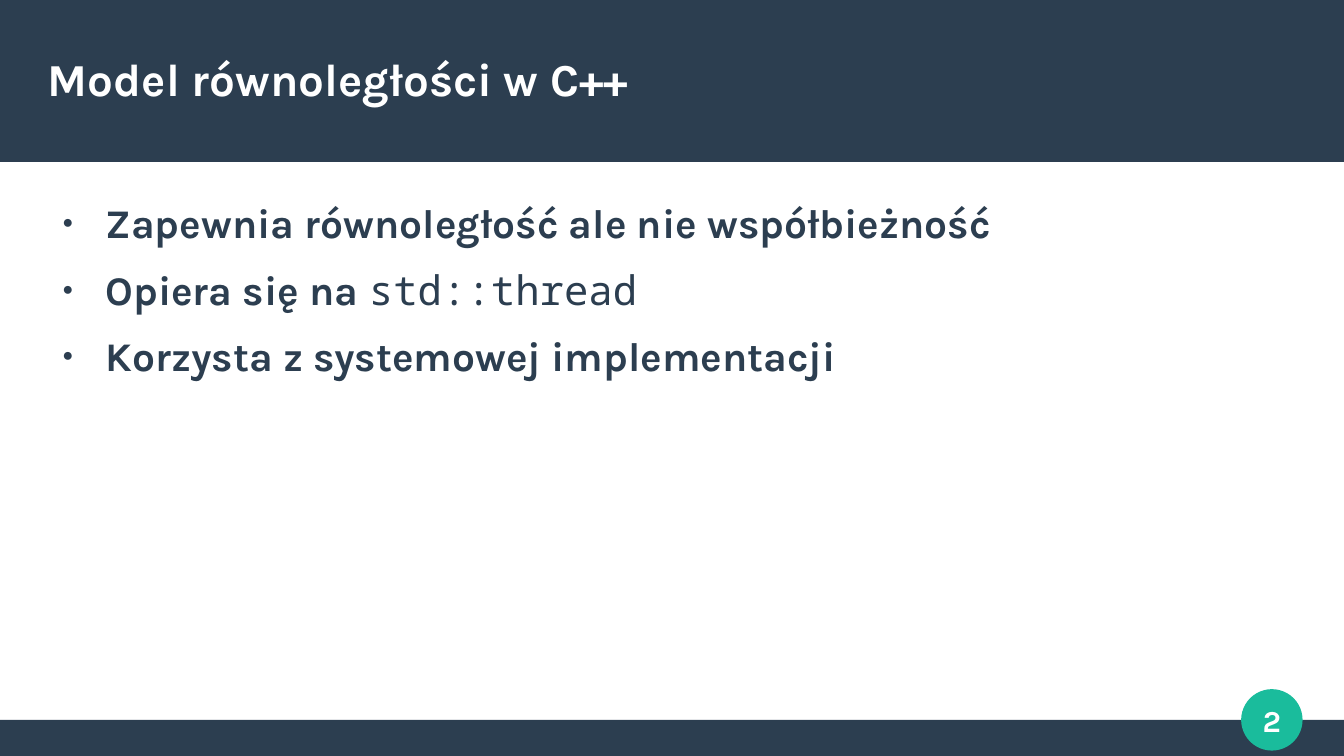
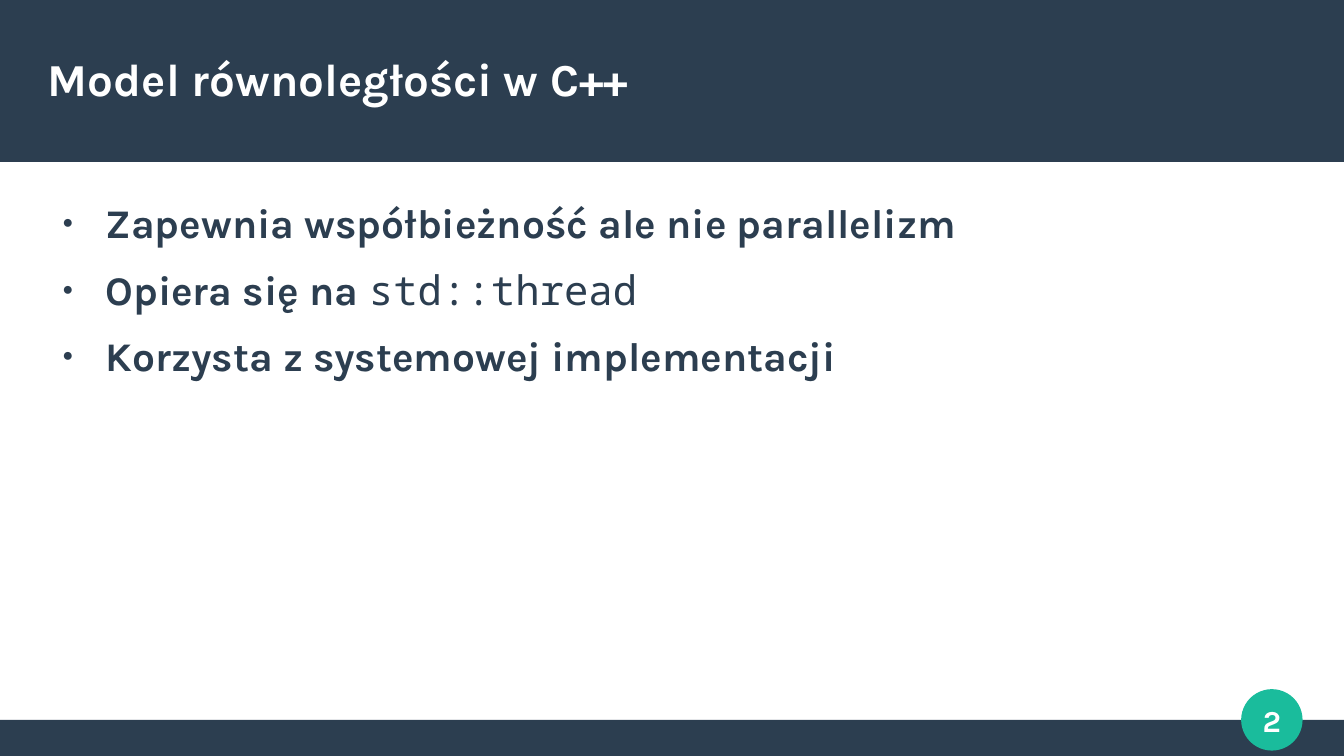
Before and after one commit to Crustacean1/Nitkowce, a slide deck: slide 2 of Prezka/Threads.odp. Drawn at 1344x756 pixels with LibreOffice and Linux fonts; fonts in the diff are those of the drawing. Boxes give left, top, right and bottom in pixels: in the first picture for what was removed or moved away, otherwise in the second. Text is boxed around its words. In the diff, an @@ line names an element or a change of style, - is before the commit and + after.

```diff
--- a/Prezka/Threads.odp
+++ b/Prezka/Threads.odp
@@ text at [106,206,956,248]: text changed @@
-● Zapewnia równoległość ale nie współbieżność
+● Zapewnia współbieżność ale nie parallelizm
```
Also in this commit, not shown: 1 other slide changed, 7 other files.
